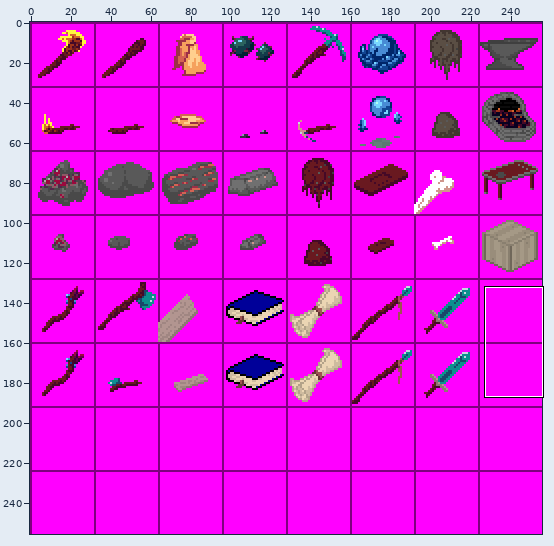
Sprite sheet, stored at com.MI.Requiem/res/item/items.png. Above: a wide view before the commit, with the close-up outlined.
Close-up. Earlier state:
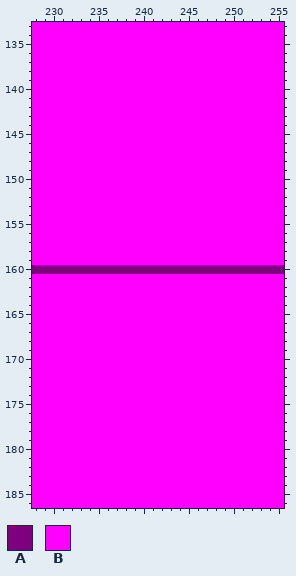
The file is 256x256 pixels. Colours within 5 levels of each other are drawn and written as one. Shown: x 228..255, y 133..186.
Palette (. is transparent): A #7f007f  B #ff00ff
Pixels before, first column x 228:
133 BBBBBBBBBBBBBBBBBBBBBBBBBBBB
134 BBBBBBBBBBBBBBBBBBBBBBBBBBBB
135 BBBBBBBBBBBBBBBBBBBBBBBBBBBB
136 BBBBBBBBBBBBBBBBBBBBBBBBBBBB
137 BBBBBBBBBBBBBBBBBBBBBBBBBBBB
138 BBBBBBBBBBBBBBBBBBBBBBBBBBBB
139 BBBBBBBBBBBBBBBBBBBBBBBBBBBB
140 BBBBBBBBBBBBBBBBBBBBBBBBBBBB
141 BBBBBBBBBBBBBBBBBBBBBBBBBBBB
142 BBBBBBBBBBBBBBBBBBBBBBBBBBBB
143 BBBBBBBBBBBBBBBBBBBBBBBBBBBB
144 BBBBBBBBBBBBBBBBBBBBBBBBBBBB
145 BBBBBBBBBBBBBBBBBBBBBBBBBBBB
146 BBBBBBBBBBBBBBBBBBBBBBBBBBBB
147 BBBBBBBBBBBBBBBBBBBBBBBBBBBB
148 BBBBBBBBBBBBBBBBBBBBBBBBBBBB
149 BBBBBBBBBBBBBBBBBBBBBBBBBBBB
150 BBBBBBBBBBBBBBBBBBBBBBBBBBBB
151 BBBBBBBBBBBBBBBBBBBBBBBBBBBB
152 BBBBBBBBBBBBBBBBBBBBBBBBBBBB
153 BBBBBBBBBBBBBBBBBBBBBBBBBBBB
154 BBBBBBBBBBBBBBBBBBBBBBBBBBBB
155 BBBBBBBBBBBBBBBBBBBBBBBBBBBB
156 BBBBBBBBBBBBBBBBBBBBBBBBBBBB
157 BBBBBBBBBBBBBBBBBBBBBBBBBBBB
158 BBBBBBBBBBBBBBBBBBBBBBBBBBBB
159 BBBBBBBBBBBBBBBBBBBBBBBBBBBB
160 AAAAAAAAAAAAAAAAAAAAAAAAAAAA
161 BBBBBBBBBBBBBBBBBBBBBBBBBBBB
162 BBBBBBBBBBBBBBBBBBBBBBBBBBBB
163 BBBBBBBBBBBBBBBBBBBBBBBBBBBB
164 BBBBBBBBBBBBBBBBBBBBBBBBBBBB
165 BBBBBBBBBBBBBBBBBBBBBBBBBBBB
166 BBBBBBBBBBBBBBBBBBBBBBBBBBBB
167 BBBBBBBBBBBBBBBBBBBBBBBBBBBB
168 BBBBBBBBBBBBBBBBBBBBBBBBBBBB
169 BBBBBBBBBBBBBBBBBBBBBBBBBBBB
170 BBBBBBBBBBBBBBBBBBBBBBBBBBBB
171 BBBBBBBBBBBBBBBBBBBBBBBBBBBB
172 BBBBBBBBBBBBBBBBBBBBBBBBBBBB
173 BBBBBBBBBBBBBBBBBBBBBBBBBBBB
174 BBBBBBBBBBBBBBBBBBBBBBBBBBBB
175 BBBBBBBBBBBBBBBBBBBBBBBBBBBB
176 BBBBBBBBBBBBBBBBBBBBBBBBBBBB
177 BBBBBBBBBBBBBBBBBBBBBBBBBBBB
178 BBBBBBBBBBBBBBBBBBBBBBBBBBBB
179 BBBBBBBBBBBBBBBBBBBBBBBBBBBB
180 BBBBBBBBBBBBBBBBBBBBBBBBBBBB
181 BBBBBBBBBBBBBBBBBBBBBBBBBBBB
182 BBBBBBBBBBBBBBBBBBBBBBBBBBBB
183 BBBBBBBBBBBBBBBBBBBBBBBBBBBB
184 BBBBBBBBBBBBBBBBBBBBBBBBBBBB
185 BBBBBBBBBBBBBBBBBBBBBBBBBBBB
186 BBBBBBBBBBBBBBBBBBBBBBBBBBBB
Now the later version:
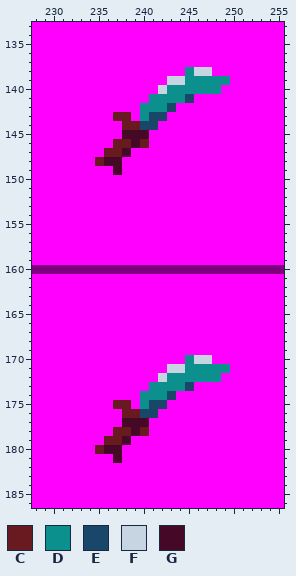
Colours new in this view: C #691920  D #0c908e  E #19476a  F #c7d4e1  G #450927
Difference:
Colour B becomes colour C in row 143 at x 237 to 238; in row 144 at x 238 to 239; in row 146 at x 237 to 238 and 240; in row 147 at x 236 to 237; in row 148 at x 235; in row 175 at x 237 to 238.
Colour B becomes colour C in row 176 at x 238 to 239; in row 178 at x 237 to 238 and 240; in row 179 at x 236 to 237; in row 180 at x 235.
Colour B becomes colour D in row 138 at x 245; in row 139 at x 245 to 249; in row 140 at x 243 to 248; in row 141 at x 241 to 244; in row 142 at x 240 to 242; in row 143 at x 240.
Colour B becomes colour D in row 170 at x 245; in row 171 at x 245 to 249; in row 172 at x 243 to 248; in row 173 at x 241 to 244; in row 174 at x 240 to 242; in row 175 at x 240.
Colour B becomes colour E in row 141 at x 245; in row 142 at x 243; in row 143 at x 241 to 242; in row 144 at x 240 to 241; in row 173 at x 245; in row 174 at x 243.
Colour B becomes colour E in row 175 at x 241 to 242; in row 176 at x 240 to 241.
Colour B becomes colour F in row 138 at x 246 to 247; in row 139 at x 243 to 244; in row 140 at x 242; in row 170 at x 246 to 247; in row 171 at x 243 to 244; in row 172 at x 242.
Colour B becomes colour G in row 145 at x 238 to 240; in row 146 at x 239; in row 147 at x 238; in row 148 at x 236 to 237; in row 149 at x 237; in row 177 at x 238 to 240.
Colour B becomes colour G in row 178 at x 239; in row 179 at x 238; in row 180 at x 236 to 237; in row 181 at x 237.
Pixel boxes of the changes (left, top, right, bottom) in both close-ups:
changed: (95, 67, 230, 175)
changed: (95, 355, 230, 463)
